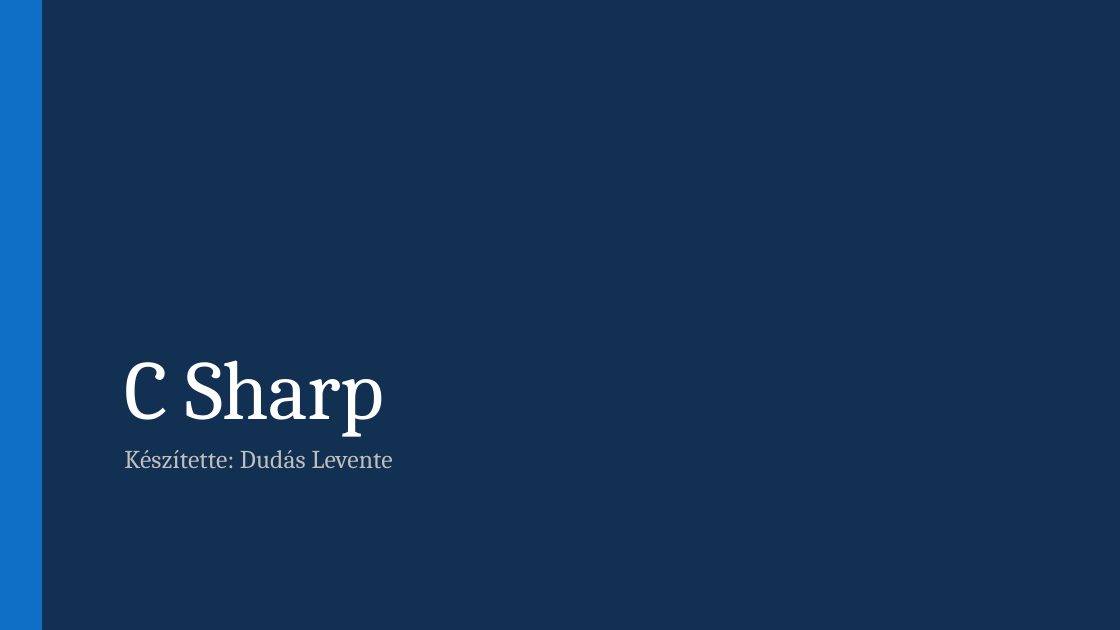
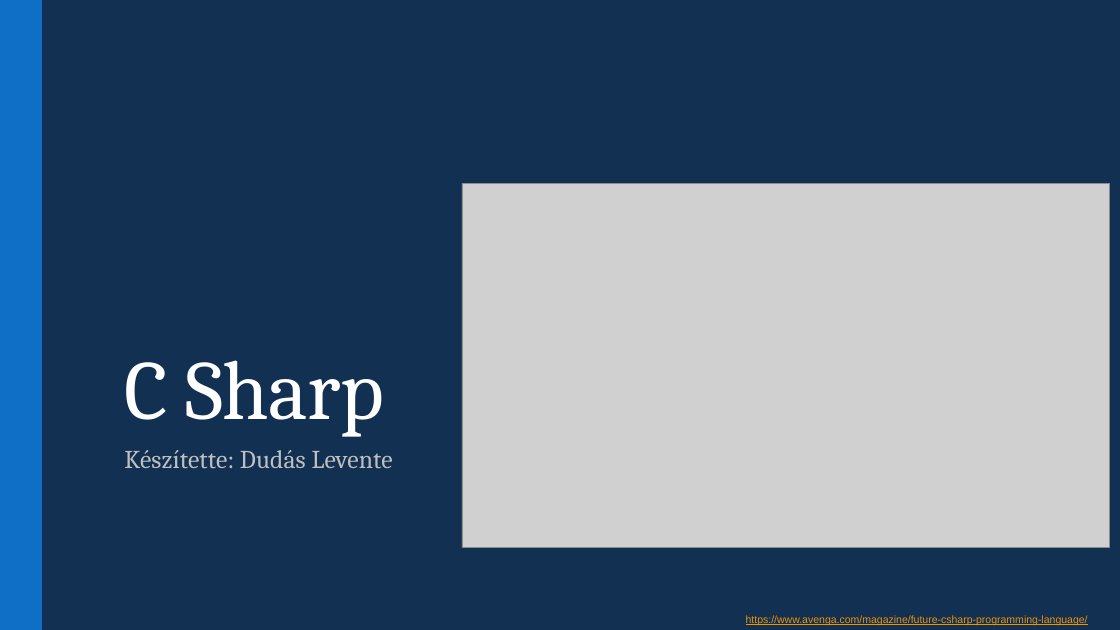
Before and after one commit to dudaslevente/Paprika, a slide deck: slide 1 of Beadandó.pptx. Drawn at 1120x630 pixels with LibreOffice and Linux fonts; fonts in the diff are those of the drawing; grey boxes stand for pictures. Boxes give left, top, right and bottom in pixels: in the first picture for what was removed or moved away, otherwise in the second. Text is boxed around its words. In the diff, an @@ line names an element or a change of style, - is before the commit and + after.

```diff
--- a/Beadandó.pptx
+++ b/Beadandó.pptx
@@ picture added at (462,183,1110,548) @@
@@ text added at (746,615,1088,625), 9 pt, text #F49100, underline @@
+https://www.avenga.com/magazine/future-csharp-programming-language/
```
Also in this commit, not shown: 2 slides added, 2 slides removed.
